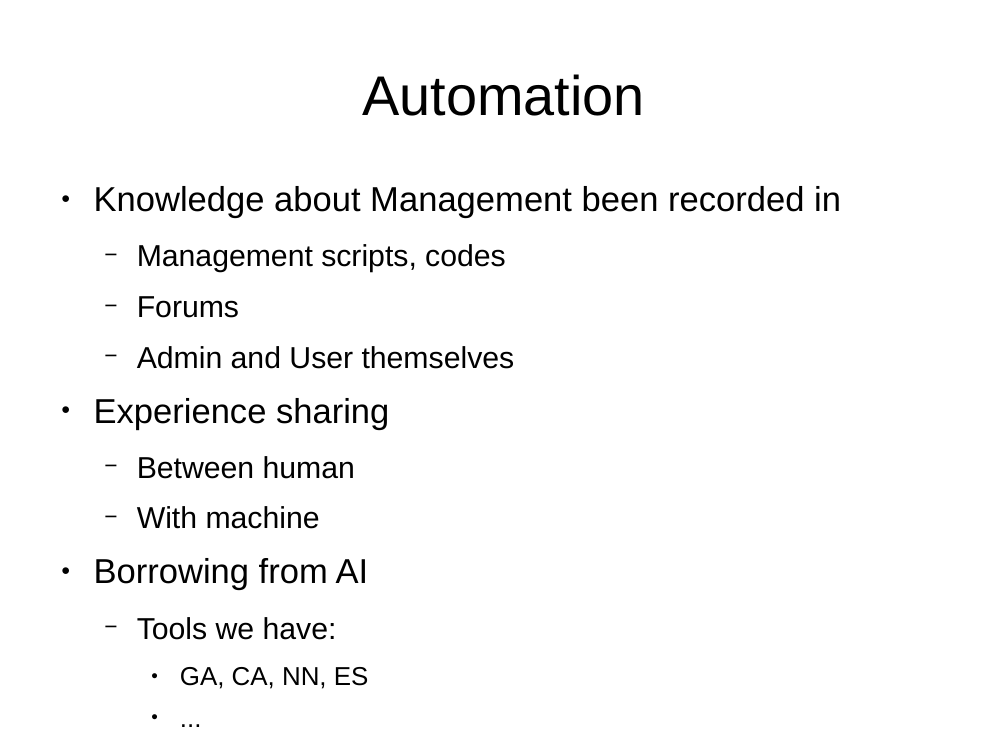
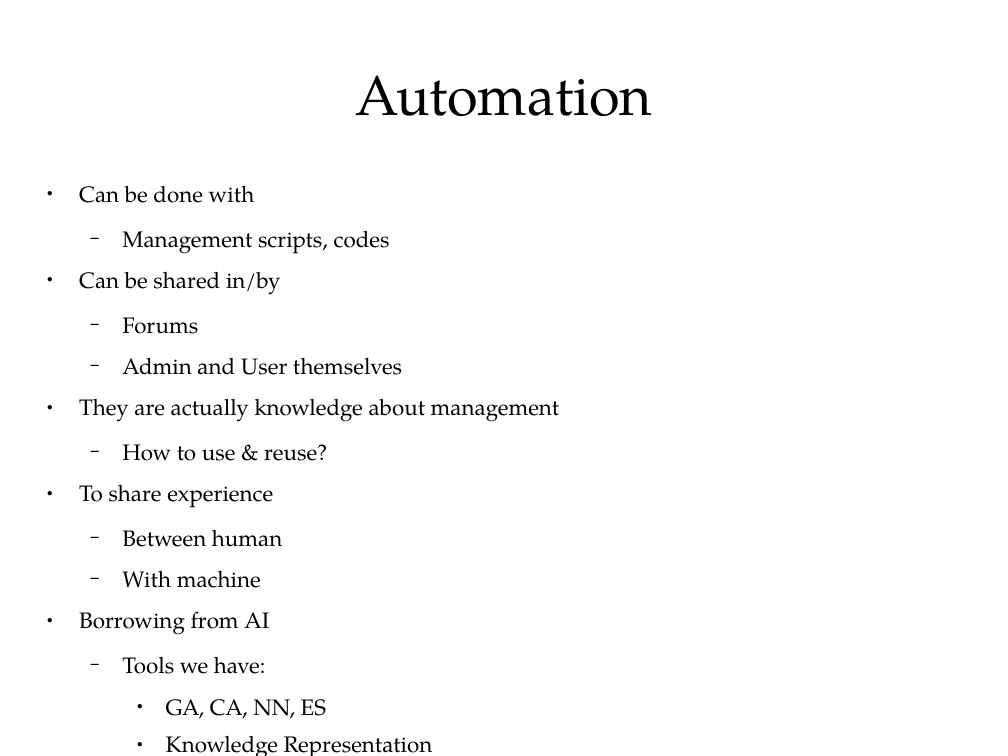
Before and after one commit to ShiZhan/fs-crawler, a slide deck: slide 4 of doc/oam.odp. Drawn at 1008x756 pixels with LibreOffice and Linux fonts; fonts in the diff are those of the drawing. Boxes give left, top, right and bottom in pixels: in the first picture for what was removed or moved away, otherwise in the second. Text is boxed around its words. In the diff, an @@ line names an element or a change of style, - is before the commit and + after.

```diff
--- a/doc/oam.odp
+++ b/doc/oam.odp
@@ title "Automation" at [355,75,652,116]: font Arial to TeX Gyre Pagella @@
@@ text at [79,185,560,719]: text changed; size 20.4 to 17.6 pt; font Arial to TeX Gyre Pagella @@
-    ● ...
+    ● Knowledge Representation
@@ text "Can be done with": place and size @@
-text "Can be done with" at [94,186,841,689]
+text "Can be done with" at [79,185,560,719]
@@ text at [79,185,255,203]: text changed; size 27.2 to 17.6 pt; font Arial to TeX Gyre Pagella @@
-● Knowledge about Management been recorded in
+● Can be done with
@@ text at [79,272,280,295]: paragraph added @@
+● Can be shared in/by
@@ text at [79,317,402,719]: size 23.8 to 17.6 pt in "Management scripts, codes", "Forums", "Admin and User themselves", "Between human" and 2 more places; font Arial to TeX Gyre Pagella in "Management scripts, codes", "Forums", "Admin and User themselves", "Between human" and 4 more places; size 27.2 to 17.6 pt in "Borrowing from AI"; size 20.4 to 17.6 pt in "GA, CA, NN, ES" @@
@@ text at [79,399,560,508]: text changed; size 27.2 to 17.6 pt; font Arial to TeX Gyre Pagella @@
-● Experience sharing
+● They are actually knowledge about management
+  − How to use & reuse?
+● To share experience
```
Also in this commit, not shown: 5 other slides changed, 3 slides added, 4 slides removed.
